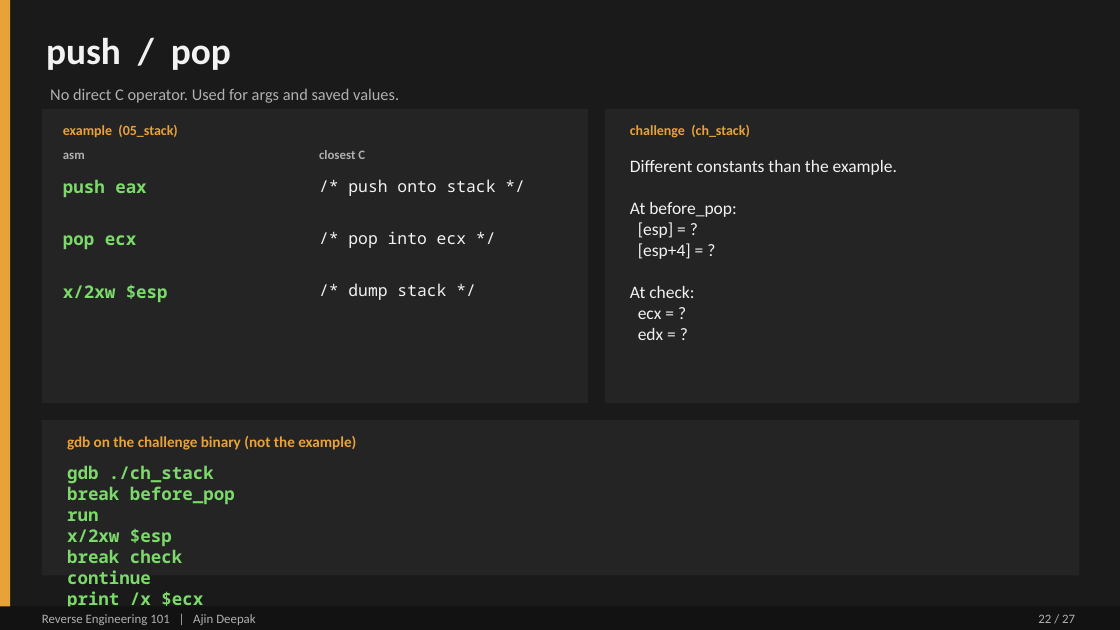
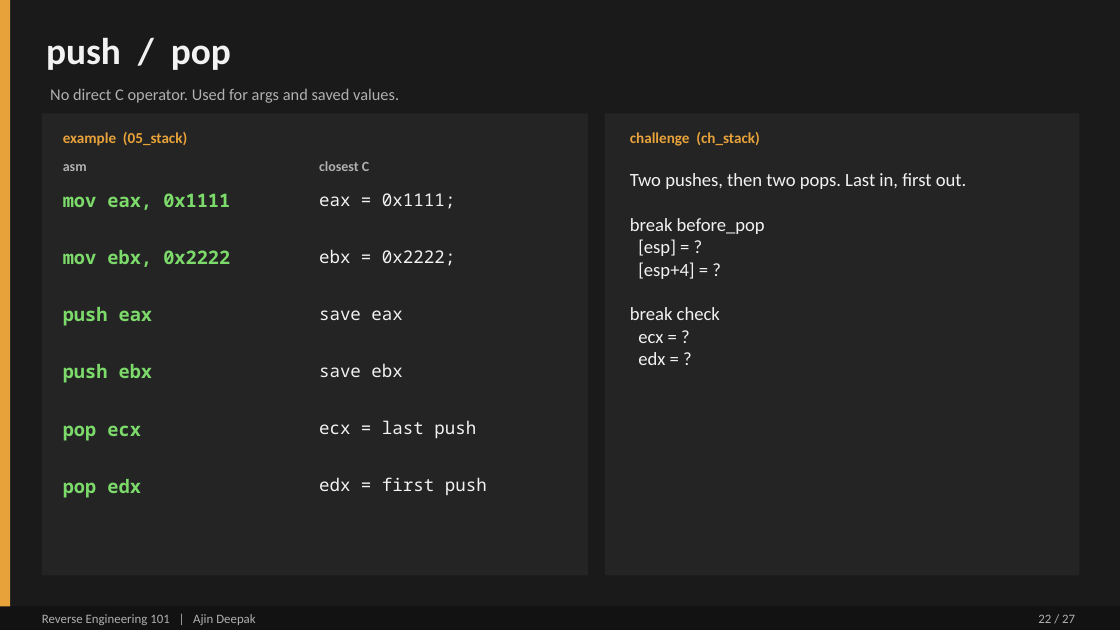
Before and after one commit to DERE-ad2001/reverse-engineering-101, a slide deck: slide 22 of Reverse Engineering 101.pptx. Drawn at 1120x630 pixels with LibreOffice and Linux fonts; fonts in the diff are those of the drawing. Boxes give left, top, right and bottom in pixels: in the first picture for what was removed or moved away, otherwise in the second. Text is boxed around its words. In the diff, an @@ line names an element or a change of style, - is before the commit and + after.

```diff
--- a/Reverse Engineering 101.pptx
+++ b/Reverse Engineering 101.pptx
@@ rectangle: place and size @@
-rectangle at [42, 109, 588, 403]
+rectangle at [42, 113, 588, 576]
@@ rectangle: place and size @@
-rectangle at [605, 109, 1080, 403]
+rectangle at [605, 113, 1080, 576]
@@ text "example (05_stack)" at [63, 132, 187, 146]: size 12 to 13 pt @@
@@ text "challenge (ch_stack)" at [630, 132, 759, 146]: size 12 to 13 pt @@
@@ text "asm": place and size @@
-text "asm" at [63, 153, 85, 159]
+text "asm" at [63, 164, 87, 171]
@@ text "asm" at [63, 164, 87, 171]: size 11 to 12 pt @@
@@ text "closest C": place and size @@
-text "closest C" at [319, 150, 365, 159]
+text "closest C" at [319, 161, 369, 171]
@@ text "closest C" at [319, 161, 369, 171]: size 11 to 12 pt @@
@@ text removed at [348, 179, 496, 196] @@
-/* push onto stack */
@@ text at [630, 173, 966, 365]: text changed; size 15 to 16 pt @@
-Different constants than the example.
-At before_pop:
-[esp] = ?
-[esp+4] = ?
-At check:
-ecx = ?
-edx = ?
+Two pushes, then two pops. Last in, first out.
+break before_pop
+[esp] = ?
+[esp+4] = ?
+break check
+ecx = ?
+edx = ?
@@ text added at [63, 193, 230, 210], 16 pt, text #7CDA6A, bold @@
+mov eax, 0x1111
@@ text added at [319, 193, 455, 209], 15 pt, text #F2F2F2 @@
+eax = 0x1111;
@@ text removed at [348, 231, 466, 248] @@
-/* pop into ecx */
@@ text added at [63, 250, 230, 267], 16 pt, text #7CDA6A, bold @@
+mov ebx, 0x2222
@@ text added at [319, 249, 455, 266], 15 pt, text #F2F2F2 @@
+ebx = 0x2222;
@@ text "push eax": place and size @@
-text "push eax" at [63, 179, 146, 197]
+text "push eax" at [63, 307, 152, 326]
@@ text "push eax" at [63, 307, 152, 326]: size 15 to 16 pt @@
@@ text removed at [63, 285, 168, 302] @@
-x/2xw $esp
@@ text removed at [348, 283, 446, 300] @@
-/* dump stack */
@@ text added at [319, 310, 402, 320], 15 pt, text #F2F2F2 @@
+save eax
@@ text added at [63, 364, 152, 383], 16 pt, text #7CDA6A, bold @@
+push ebx
@@ text added at [319, 363, 402, 377], 15 pt, text #F2F2F2 @@
+save ebx
@@ text "pop ecx" at [63, 425, 140, 441]: size 15 to 16 pt @@
@@ text "pop ecx": place and size @@
-text "pop ecx" at [63, 235, 136, 249]
+text "pop ecx" at [63, 425, 140, 441]
@@ rectangle removed at [42, 420, 1080, 576] @@
@@ text removed at [67, 436, 356, 450] @@
-gdb on the challenge binary (not the example)
@@ text added at [319, 420, 476, 439], 15 pt, text #F2F2F2 @@
+ecx = last push
@@ text added at [63, 479, 140, 498], 16 pt, text #7CDA6A, bold @@
+pop edx
@@ text removed at [67, 465, 235, 625] @@
-gdb ./ch_stack
-break before_pop
-run
-x/2xw $esp
-break check
-continue
-print /x $ecx
-print /x $edx
@@ text added at [319, 477, 487, 495], 15 pt, text #F2F2F2 @@
+edx = first push
```
Also in this commit, not shown: 6 other slides changed.
